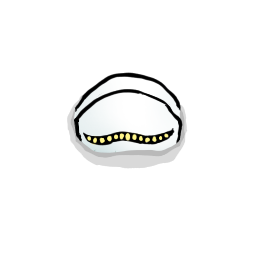
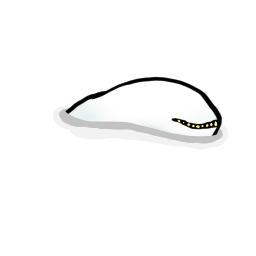
Layered file, before and after one edit (256x256). Changes by layer:
hid "south_swim" over [53, 72, 228, 169]
showed "East_Swim" over [53, 72, 228, 169]
